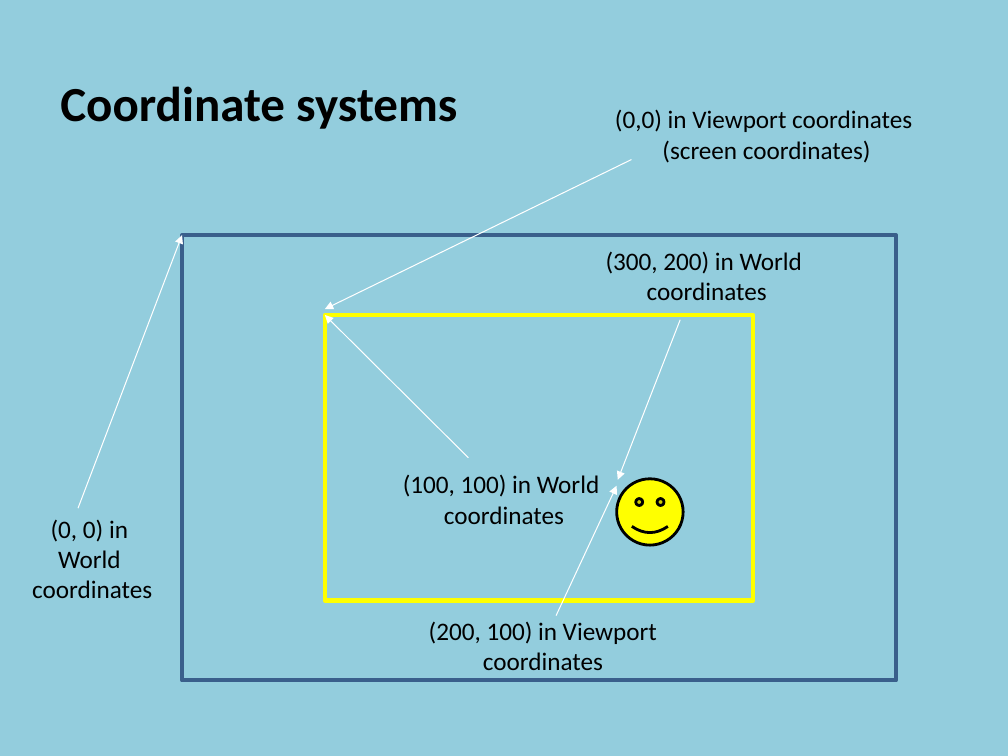
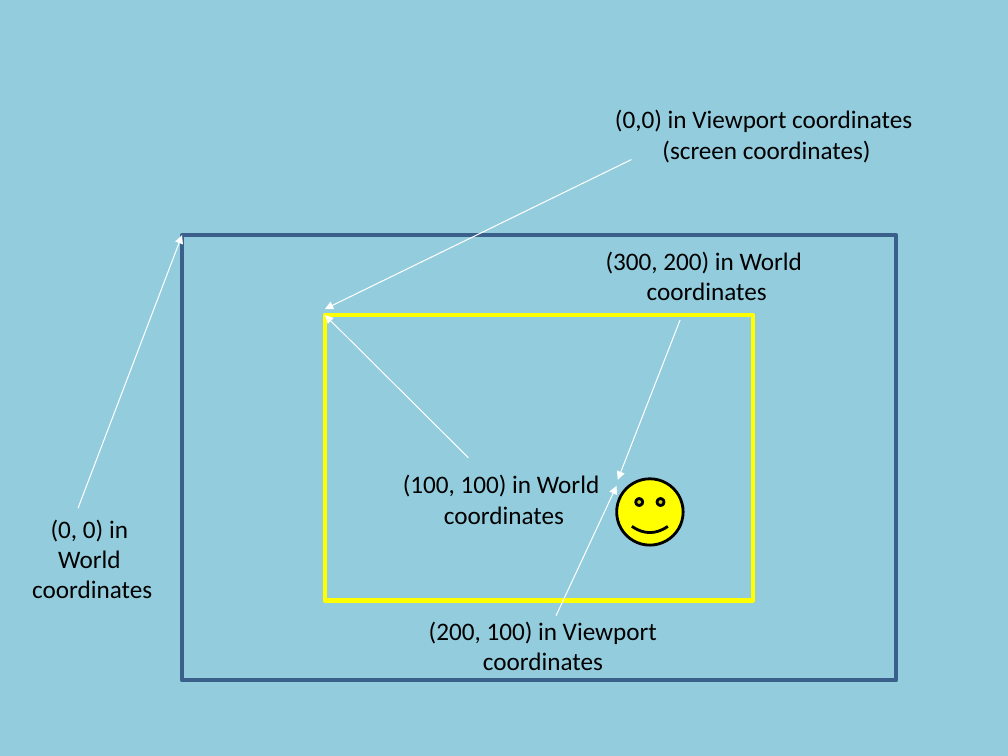
Before and after one commit to szetko/course-materials, a slide deck: slide 7 of Programming 4/07.1 Manual Scrolling Tile Map/07.1 Manual Scrolling Tile Map.pptx. Drawn at 1008x756 pixels with LibreOffice and Linux fonts; fonts in the diff are those of the drawing. Boxes give left, top, right and bottom in pixels: in the first picture for what was removed or moved away, otherwise in the second. Text is boxed around its words. In the diff, an @@ line names an element or a change of style, - is before the commit and + after.

```diff
--- a/Programming 4/07.1 Manual Scrolling Tile Map/07.1 Manual Scrolling Tile Map.pptx
+++ b/Programming 4/07.1 Manual Scrolling Tile Map/07.1 Manual Scrolling Tile Map.pptx
@@ text removed at [60, 86, 457, 129] @@
-  Coordinate systems
```
Also in this commit, not shown: 10 other slides changed, 1 slide added, 1 other file.
